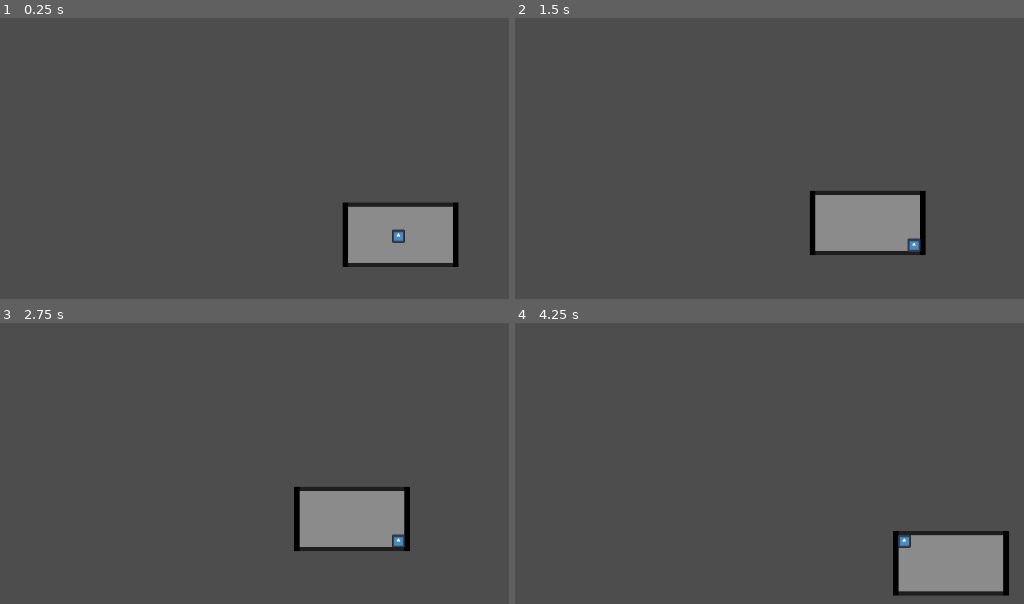
Above: before the commit, frames 1-4 (two rows, left to right).
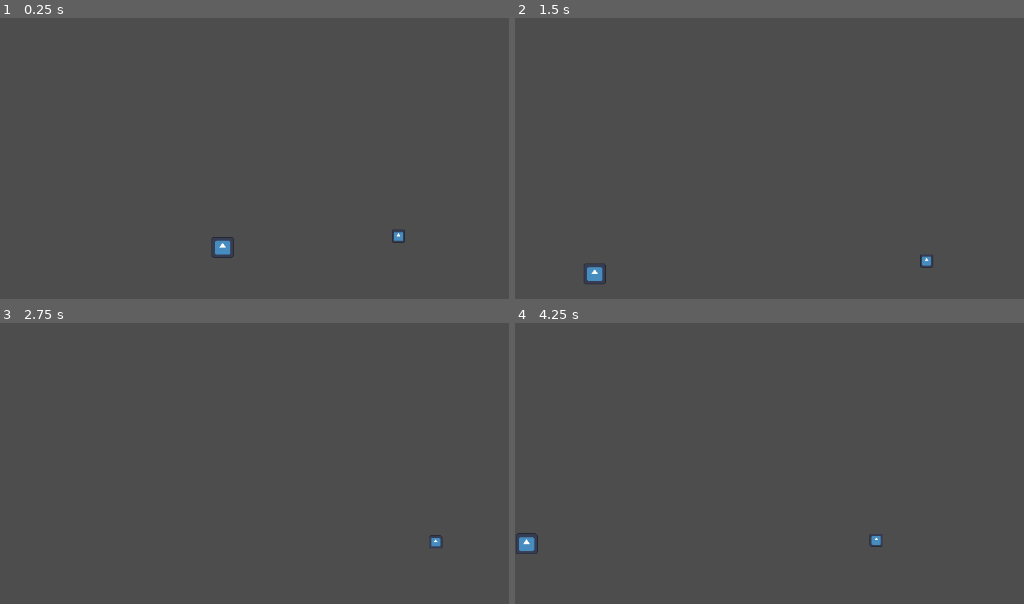
Above: after the commit, the same moments.

Repository: tiihonenleevi/Bachelor-Thesis-Project
Game: Godot game, scene res://scenes/levels/test_level.tscn
Same seed, same stepped clock (60 frames per second), same inputs: the game is played once before the commit and once after it. The engine's default icon, where the game draws it, is replaced by a stand-in: a white triangle on a blue panel in a dark square.
Inputs:
- Up to frame 1 (0.25 s): no input
- Up to frame 2 (1.5 s): tap Enter at 0.5 s; hold D (move right) 0.53-1.28 s; hold S (move down) from 1.28 s (still down)
- Up to frame 3 (2.75 s): release S (move down) at 2.03 s; hold D (move right) from 2.03 s (still down)
- Up to frame 4 (4.25 s): release D (move right) at 2.78 s; hold W (move up) 2.78-3.53 s; hold A (move left) from 3.53 s (still down)

The runs differ from the first frame. In frame 1, 5.3% of the frame differs, in the area x 41-91%, y 65-89%; in frame 2, 5.5%, in the area x 13-83%, y 61-95%; in frame 3, 5.2%; in frame 4, 5.4%.
Error after the commit: Parse Error: Member "give_player" is not a function. (res://scripts/enemies/enemy_states/chase.gd:9)

Commit message:
add chase state to following_enemy

Diff:
--- a/project.godot
+++ b/project.godot
@@ -15,9 +15,17 @@
 config/features=PackedStringArray("4.5", "Forward Plus")
 config/icon="res://icon.svg"
 
+[autoload]
+
+SignalManager="*res://scripts/singletons/signal_manager.gd"
+
 [debug]
 
 gdscript/warnings/unused_signal=0
+
+[global_group]
+
+Player=""
 
 [input]
 
--- a/scenes/enemies/following_enemy.tscn
+++ b/scenes/enemies/following_enemy.tscn
@@ -1,12 +1,13 @@
-[gd_scene load_steps=8 format=3 uid="uid://bh2y1ijvkbc20"]
+[gd_scene load_steps=9 format=3 uid="uid://bh2y1ijvkbc20"]
 
 [ext_resource type="Texture2D" uid="uid://dm5iqepxrnqqp" path="res://icon.svg" id="1_0eo00"]
 [ext_resource type="Script" uid="uid://cd118fdk6fxn3" path="res://scripts/enemies/following_enemy.gd" id="1_h52yg"]
 [ext_resource type="Script" uid="uid://ww714qnvrr8c" path="res://scripts/state_machine.gd" id="3_aejsi"]
 [ext_resource type="Script" uid="uid://dlvtkij5ndgoa" path="res://scripts/enemies/enemy_states/wander.gd" id="4_aejsi"]
+[ext_resource type="Script" uid="uid://v3mrip6avj60" path="res://scripts/enemies/enemy_states/chase.gd" id="5_en65j"]
 
-[sub_resource type="RectangleShape2D" id="RectangleShape2D_gqtkf"]
-size = Vector2(35, 20)
+[sub_resource type="CircleShape2D" id="CircleShape2D_en65j"]
+radius = 66.1211
 
 [sub_resource type="SpriteFrames" id="SpriteFrames_aejsi"]
 animations = [{
@@ -20,18 +21,19 @@
 }]
 
 [sub_resource type="RectangleShape2D" id="RectangleShape2D_0eo00"]
-size = Vector2(32, 32)
+size = Vector2(32, 29)
 
 [node name="FollowingEnemy" type="CharacterBody2D"]
 collision_layer = 4
 collision_mask = 3
 script = ExtResource("1_h52yg")
 
-[node name="ShapeCast2D" type="ShapeCast2D" parent="."]
-shape = SubResource("RectangleShape2D_gqtkf")
-target_position = Vector2(0, 100)
-max_results = 1
+[node name="DetectArea" type="Area2D" parent="."]
 collision_mask = 2
+
+[node name="CollisionShape2D" type="CollisionShape2D" parent="DetectArea"]
+z_index = 3
+shape = SubResource("CircleShape2D_en65j")
 
 [node name="AnimatedSprite2D" type="AnimatedSprite2D" parent="."]
 position = Vector2(-9.536743e-07, -1.999999)
@@ -39,7 +41,7 @@
 sprite_frames = SubResource("SpriteFrames_aejsi")
 
 [node name="CollisionShape2D" type="CollisionShape2D" parent="."]
-position = Vector2(0, -1)
+position = Vector2(0, -2)
 shape = SubResource("RectangleShape2D_0eo00")
 
 [node name="StateMachine" type="Node" parent="." node_paths=PackedStringArray("current_state")]
@@ -48,3 +50,15 @@
 
 [node name="Wander" type="Node" parent="StateMachine"]
 script = ExtResource("4_aejsi")
+
+[node name="KeepGoingTimer" type="Timer" parent="StateMachine/Wander"]
+wait_time = 2.0
+
+[node name="Chase" type="Node" parent="StateMachine"]
+script = ExtResource("5_en65j")
+
+[node name="RayCast2D" type="RayCast2D" parent="."]
+target_position = Vector2(0, 29)
+
+[connection signal="body_entered" from="DetectArea" to="StateMachine/Wander" method="_on_detect_area_body_entered"]
+[connection signal="timeout" from="StateMachine/Wander/KeepGoingTimer" to="StateMachine/Wander" method="_on_keep_going_timer_timeout"]
--- a/scenes/levels/test_level.tscn
+++ b/scenes/levels/test_level.tscn
@@ -1,77 +1,12 @@
-[gd_scene load_steps=5 format=3 uid="uid://boei4coxl4qce"]
+[gd_scene load_steps=3 format=3 uid="uid://boei4coxl4qce"]
 
 [ext_resource type="PackedScene" uid="uid://cn2n7vovejfuh" path="res://scenes/player.tscn" id="1_jbqir"]
-
-[sub_resource type="RectangleShape2D" id="RectangleShape2D_yautc"]
-size = Vector2(151, 6)
-
-[sub_resource type="RectangleShape2D" id="RectangleShape2D_fr1um"]
-size = Vector2(8, 93)
-
-[sub_resource type="PhysicsMaterial" id="PhysicsMaterial_jbqir"]
-absorbent = true
+[ext_resource type="PackedScene" uid="uid://bh2y1ijvkbc20" path="res://scenes/enemies/following_enemy.tscn" id="2_yautc"]
 
 [node name="TestLevel" type="Node2D"]
 
-[node name="TopWall" type="StaticBody2D" parent="."]
-collision_mask = 2
+[node name="Player" parent="." instance=ExtResource("1_jbqir")]
+position = Vector2(215, 1)
 
-[node name="ColorRect" type="ColorRect" parent="TopWall"]
-offset_right = 151.0
-offset_bottom = 6.0
-color = Color(0.11858138, 0.11858138, 0.11858138, 1)
-
-[node name="CollisionShape2D" type="CollisionShape2D" parent="TopWall"]
-position = Vector2(75.5, 3)
-shape = SubResource("RectangleShape2D_yautc")
-
-[node name="BottomWall" type="StaticBody2D" parent="."]
-position = Vector2(0, 87)
-collision_mask = 2
-
-[node name="ColorRect" type="ColorRect" parent="BottomWall"]
-offset_right = 151.0
-offset_bottom = 6.0
-color = Color(0.11858138, 0.11858138, 0.11858138, 1)
-metadata/_edit_use_anchors_ = true
-
-[node name="CollisionShape2D" type="CollisionShape2D" parent="BottomWall"]
-position = Vector2(75.5, 3)
-shape = SubResource("RectangleShape2D_yautc")
-
-[node name="LeftWall" type="StaticBody2D" parent="."]
-collision_mask = 2
-
-[node name="ColorRect" type="ColorRect" parent="LeftWall"]
-offset_left = -8.0
-offset_bottom = 93.0
-color = Color(0, 0, 0, 1)
-
-[node name="CollisionShape2D" type="CollisionShape2D" parent="LeftWall"]
-position = Vector2(-4, 46.5)
-shape = SubResource("RectangleShape2D_fr1um")
-
-[node name="RightWall" type="StaticBody2D" parent="."]
-position = Vector2(159, 0)
-collision_mask = 2
-physics_material_override = SubResource("PhysicsMaterial_jbqir")
-
-[node name="ColorRect" type="ColorRect" parent="RightWall"]
-offset_left = -8.0
-offset_bottom = 93.0
-color = Color(0, 0, 0, 1)
-metadata/_edit_use_anchors_ = true
-
-[node name="CollisionShape2D" type="CollisionShape2D" parent="RightWall"]
-position = Vector2(-4, 46.5)
-shape = SubResource("RectangleShape2D_fr1um")
-
-[node name="ColorRect" type="ColorRect" parent="."]
-z_index = -1
-offset_top = 5.0
-offset_right = 151.0
-offset_bottom = 88.0
-color = Color(0.5449743, 0.54497427, 0.54497427, 1)
-
-[node name="Player" parent="." instance=ExtResource("1_jbqir")]
-position = Vector2(74, 49)
+[node name="FollowingEnemy" parent="." instance=ExtResource("2_yautc")]
+position = Vector2(-40, 7)
--- a/scenes/player.tscn
+++ b/scenes/player.tscn
@@ -6,7 +6,7 @@
 [sub_resource type="RectangleShape2D" id="RectangleShape2D_g2els"]
 size = Vector2(114.52629, 114.52632)
 
-[node name="Player" type="CharacterBody2D"]
+[node name="Player" type="CharacterBody2D" groups=["Player"]]
 position = Vector2(1, 0)
 collision_layer = 2
 script = ExtResource("1_g2els")
--- /dev/null
+++ b/scripts/enemies/enemy_states/chase.gd
@@ -0,0 +1,16 @@
+extends State
+
+
+var target: CharacterBody2D
+
+func enter() -> void:
+	# Calls the State's implementation of enter()
+	# super()
+	SignalManager.give_player().connect(get_player)
+	pass
+
+func _physics_process(_delta: float) -> void:
+	pass
+
+func get_player(player: CharacterBody2D):
+	target = player
--- a/scripts/enemies/enemy_states/wander.gd
+++ b/scripts/enemies/enemy_states/wander.gd
@@ -1,14 +1,40 @@
 extends State
 
-var directions: Array = ["left", "up", "right", "down"]
+const DIRECTIONS: Array = ["LEFT", "UP", "RIGHT", "DOWN"]
+const SPEED: int = 50
+@onready var detect_area: Area2D = $"../../DetectArea"
+@onready var keep_going_timer: Timer = $KeepGoingTimer
+@onready var ray_cast: RayCast2D = $"../../RayCast2D"
+# Get random movement direction
+var direction: String = DIRECTIONS.pick_random()
 
 func enter() -> void:
 	# Calls the State's implementation of enter()
-	super()
+	# super()
+	keep_going_timer.start()
 
-func _physics_process(delta: float) -> void:
+func _physics_process(_delta: float) -> void:
+
+	if ray_cast.is_colliding():
+		direction = DIRECTIONS.pick_random()
+
+	match direction:
+		"LEFT":
+			parent.velocity.x = -SPEED
+		"RIGHT":
+			parent.velocity.x = SPEED
+		"UP":
+			parent.velocity.y = -SPEED
+		"DOWN":
+			parent.velocity.y = SPEED
+
+func _on_detect_area_body_entered(body: Node2D) -> void:
 	# Check if player is on site
+	if body.is_in_group("Player"):
+		SignalManager.give_player.emit(body)
+		change_state.emit("Chase")
 
 
-	# Get random movement direction
-	var direction = directions.pick_random()
+func _on_keep_going_timer_timeout() -> void:
+	parent.velocity = Vector2(0, 0)
+	direction = DIRECTIONS.pick_random()
--- a/scripts/enemies/following_enemy.gd
+++ b/scripts/enemies/following_enemy.gd
@@ -5,3 +5,6 @@
 
 func _ready() -> void:
 	state_machine.init(self, animations)
+
+func _physics_process(_delta: float) -> void:
+	move_and_slide()
--- /dev/null
+++ b/scripts/singletons/signal_manager.gd
@@ -0,0 +1,4 @@
+extends Node
+
+# For giving the player instance
+signal give_player(player: CharacterBody2D)
Not shown, added: scripts/enemies/enemy_states/chase.gd.uid
Not shown, added: scripts/singletons/signal_manager.gd.uid
Not shown, added: scenes/levels/test_level.tscn3055705836.tmp
